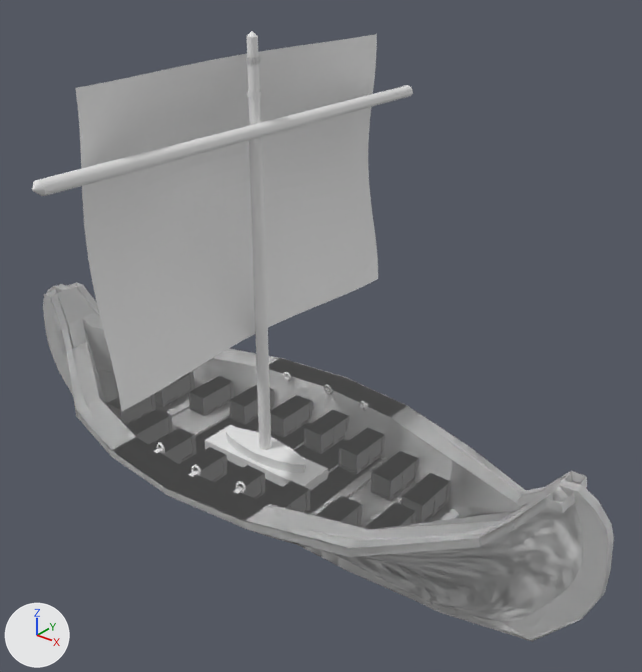
Two versions of the Blender file ship.blend, one commit apart.
The view is the same before and after, from a 50 mm camera at (59.1, -64.0, 60.3) aimed at (5.6, 2.8, 18.9). Every picture has the same lights, and +X, +Y and +Z are marked at lower left.
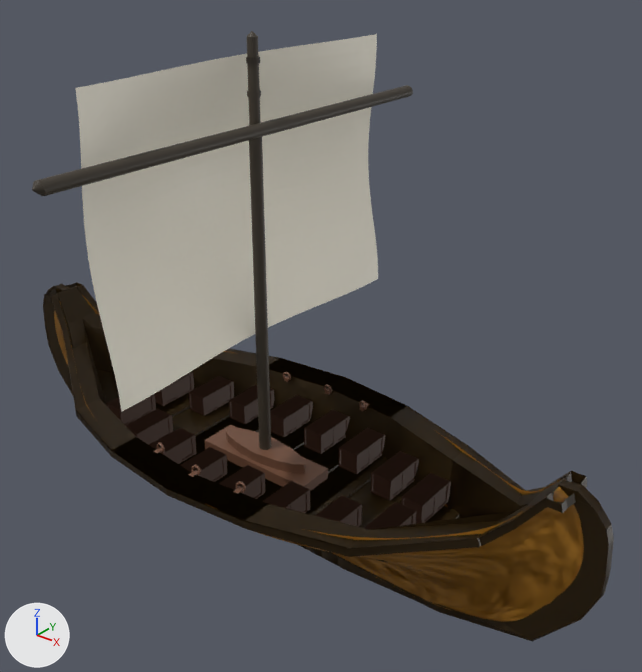
Where the change shows, as pixel boxes (x1, y1, x2, y2) in the pictures (642 x 672 px):
'Cube1', recoloured: (43, 282, 614, 641) in both
'Cube.003', recoloured: (107, 372, 451, 530) in both
'2', recoloured (grey to brown): (54, 296, 584, 622) in both
'Cylinder', recoloured: (32, 31, 413, 450) in both
'Cube', recoloured (white to brown): (153, 372, 370, 493) in both

Edits to the bpy script that builds the scene:
```text
Add mat_material_004:
    mat_material_004 = principled_material('Material.004')
    mat_material_004.base_color = (0.0474, 0.0364, 0.0239)  # brown #3d362b
Add mat_material_002:
    mat_material_002 = principled_material('Material.002')
    mat_material_002.base_color = (0.159, 0.0723, 0.0409)  # brown #6f4c39
Add mat_material_003:
    mat_material_003 = principled_material('Material.003')
    mat_material_003.base_color = (0.179, 0.0912, 0.0607)  # brown #755546
Add mat_material_001:
    mat_material_001 = principled_material('Material.001')
    mat_material_001.base_color = (0.344, 0.148, 0.00861)  # brown #9e6b17
Add mat_material:
    mat_material = principled_material('Material')
    mat_material.base_color = (0.0333, 0.0159, 0.0)  # brown #332200
Change me_cube_001:
    where me_cube_001.from_pydata(...)  # 3032 vertices, 3076 faces, 4 loose edges; spans x -1.0..1.0, y -11.8..11.8, z -2.9..3.6
    add me_cube_001.materials.append(mat_material)  # brown #332200
Change me_cube_002:
    where me_cube_002.from_pydata(...)  # 198 vertices, 186 faces; spans x 0.0..0.97, y -11.08..0.34, z -2.56..3.5
    add me_cube_002.materials.append(mat_material_001)  # brown #9e6b17
Change me_cube_008:
    where me_cube_008.from_pydata(...)  # 8000 vertices, 8000 faces; spans x -3.3..46.1, y -3.3..8.4, z -3.7..3.9
    add me_cube_008.materials.append(mat_material_003)  # brown #755546
Change me_cube_010:
    where me_cube_010.from_pydata(...)  # 4140 vertices, 4103 faces; spans x -1.0..1.0, y -5.25..5.6, z -1.0..5.24
    add me_cube_010.materials.append(mat_material_002)  # brown #6f4c39
Change me_cylinder:
    where me_cylinder.from_pydata(...)  # 1212 vertices, 989 faces; spans x -0.7..1.6, y -26.0..25.8, z -0.6..45.4
    add me_cylinder.materials.append(mat_material_004)  # brown #3d362b
```
